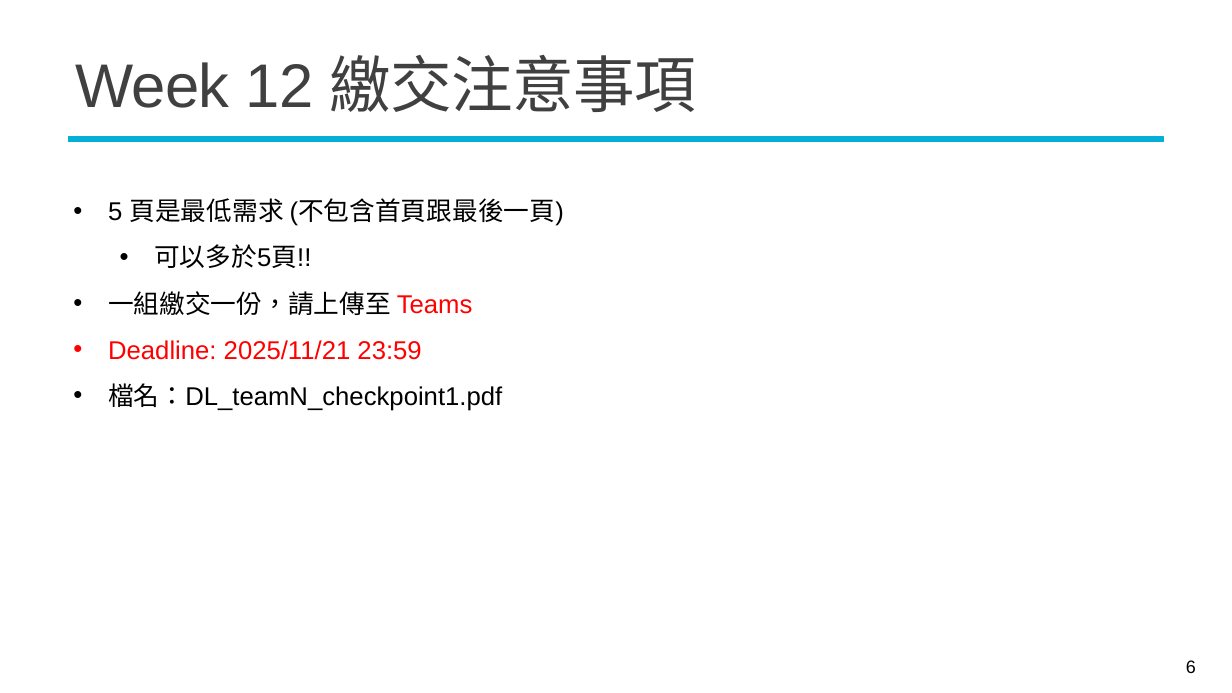
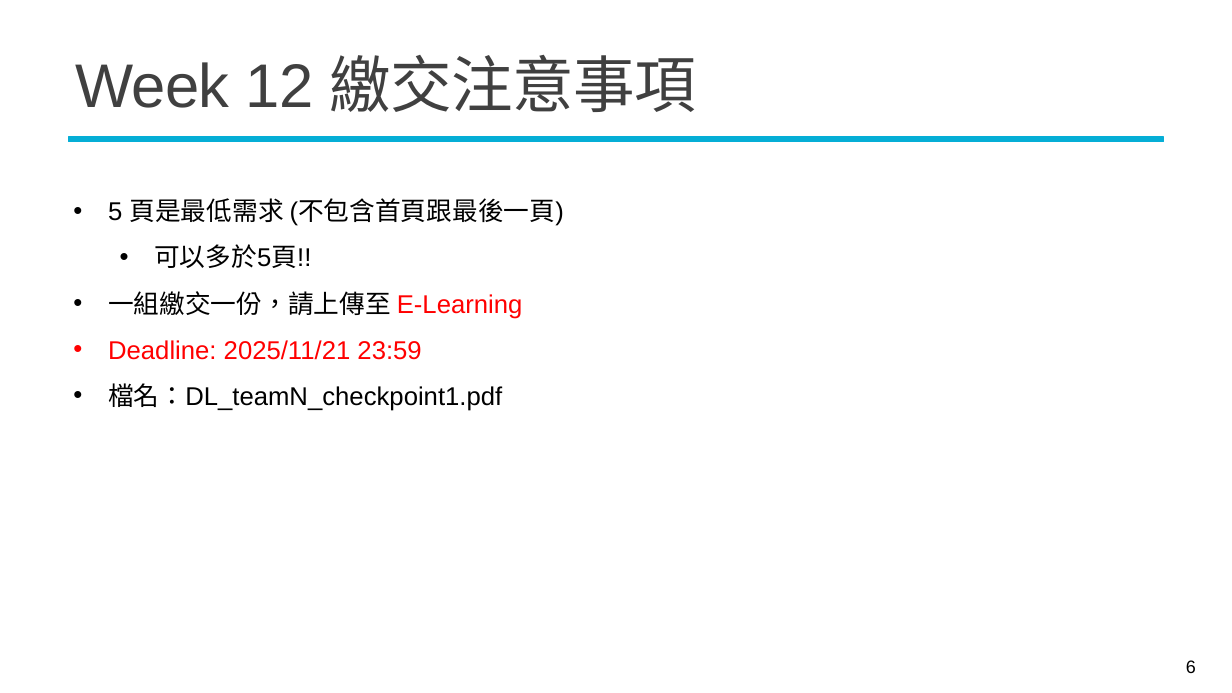
Before and after one commit to mcps5601/CGUDL_2025_fall, a slide deck: slide 6 of slides/w11_ssl_1112.pptx. Drawn at 1232x693 pixels with LibreOffice and Linux fonts; fonts in the diff are those of the drawing; background and template pictures are left out. Boxes give left, top, right and bottom in pixels: in the first picture for what was removed or moved away, otherwise in the second. Text is boxed around its words. In the diff, an @@ line names an element or a change of style, - is before the commit and + after.

```diff
--- a/slides/w11_ssl_1112.pptx
+++ b/slides/w11_ssl_1112.pptx
@@ text at <box>108,291,523,319</box>: text changed @@
-• 一組繳交一份，請上傳至 Teams
+• 一組繳交一份，請上傳至 E-Learning
```
Also in this commit, not shown: 1 other file.
